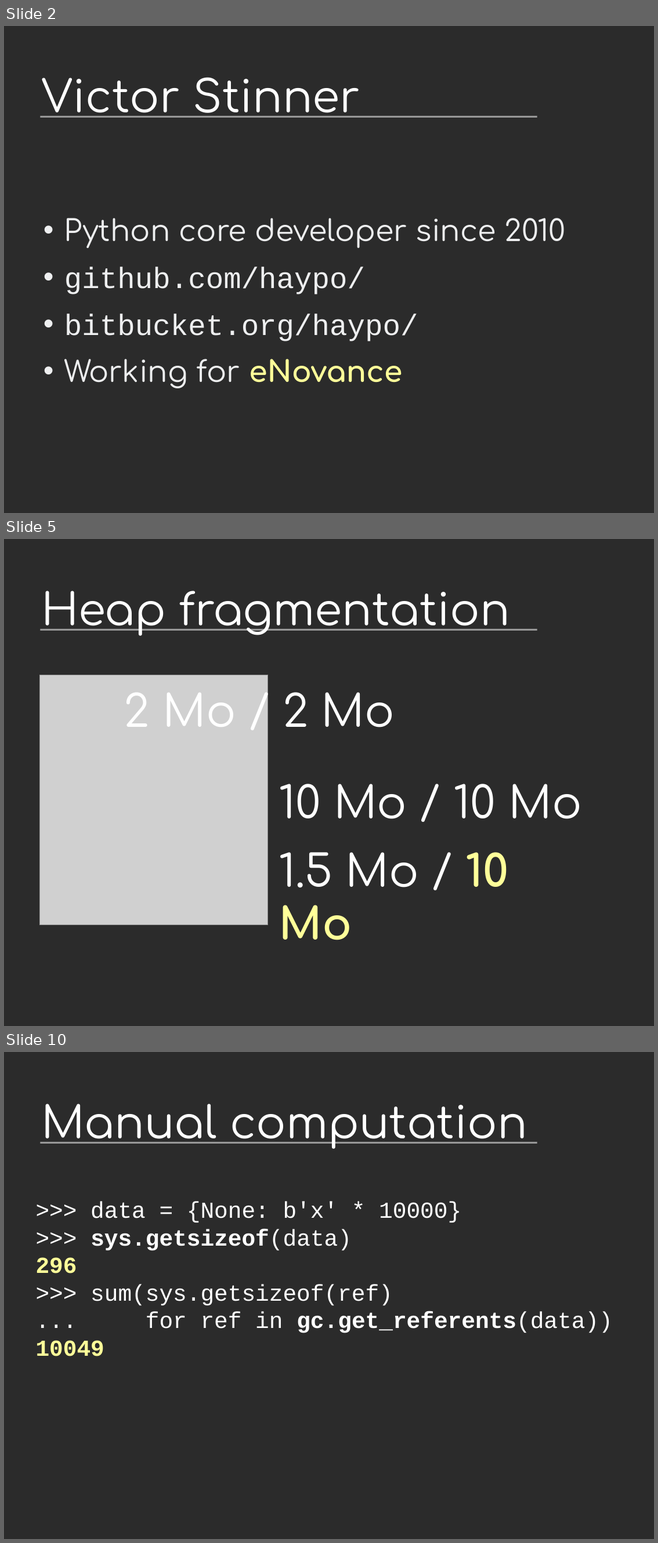
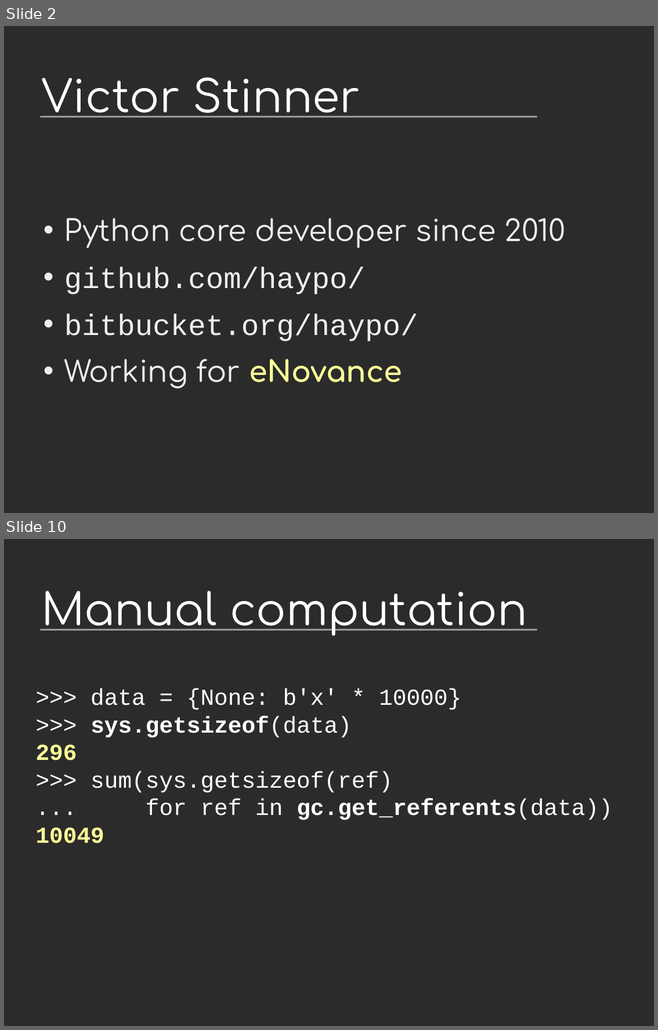
Before and after one commit to vstinner/talks, a slide deck: 2014-Pycon-Montreal/tracemalloc.odp. Shown one above the other, each under a label of ours: slides 2, 5 and 10 before the commit, slides 2 and 10 after it; the slides between them are not shown. The pictures are 658x1543 and 658x1030 pixels, drawn with LibreOffice and Linux fonts; fonts in the diff are those of the drawing; grey boxes stand for pictures; background and template pictures are left out; a plain dark background stands for a picture behind light text. Boxes give left, top, right and bottom in pixels: in the first picture for what was removed or moved away, otherwise in the second. Text is boxed around its words. In the diff, an @@ line names an element or a change of style, - is before the commit and + after.

```diff
--- a/2014-Pycon-Montreal/tracemalloc.odp
+++ b/2014-Pycon-Montreal/tracemalloc.odp
@@ slide 5 removed at [4,539,654,1026], background picture (left out); not listed: 1 template element that a slide beside it also shows @@
@@ title removed at [41,591,510,636] @@
-Heap fragmentation
@@ picture removed at [39,675,267,926] @@
@@ title removed at [124,692,394,727] @@
-2 Mo / 2 Mo
@@ title removed at [278,784,581,819] @@
-10 Mo / 10 Mo
@@ title removed at [278,852,509,940] @@
-1.5 Mo / 10 Mo
```
Also in this commit, not shown: 7 slides changed, 2 slides added, 1 other slide removed, 3 other files.
